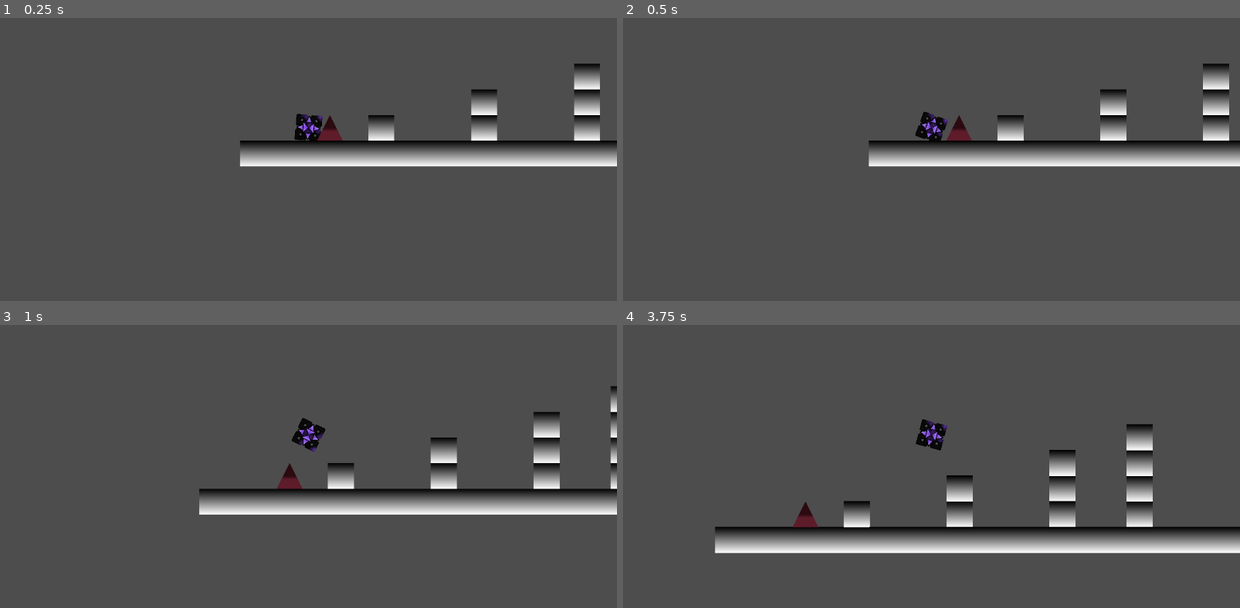
Above: before the commit, frames 1-4 (two rows, left to right).
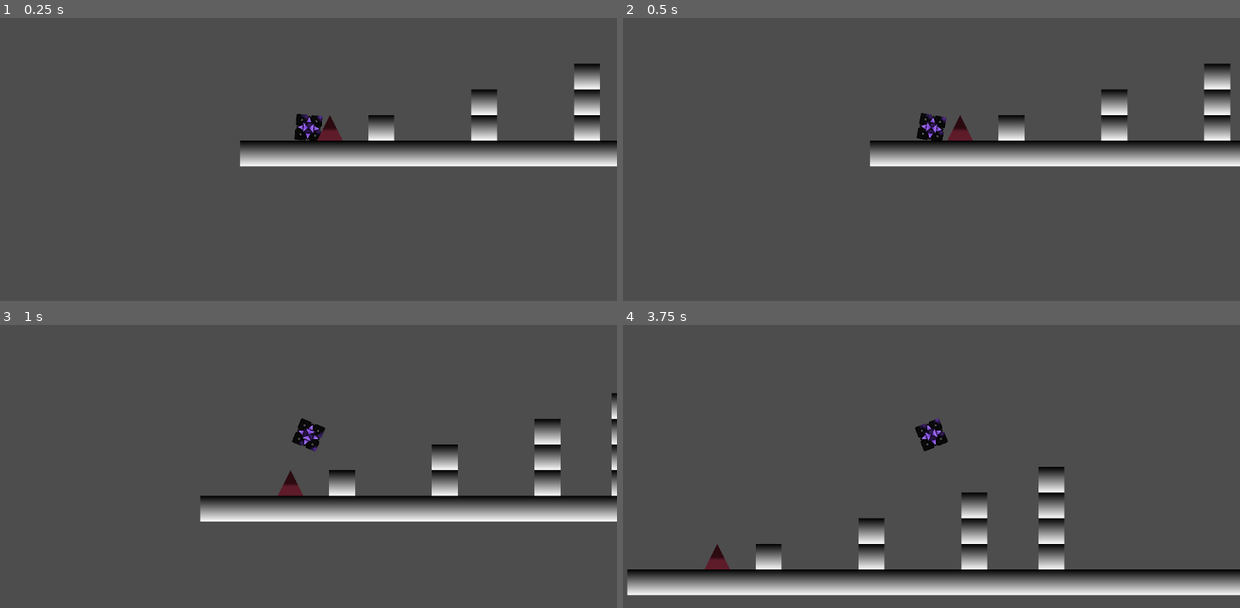
Above: after the commit, the same moments.

Repository: SavageMode123/Mechanical-Dash
Game: Godot game, scene res://main.tscn
Two runs of this game, one before a commit and one after it. Both use one fixed random seed, a clock stepped at 60 frames per second and the inputs below.
Inputs:
- Up to frame 1 (0.25 s): no input
- Up to frame 2 (0.5 s): no input
- Up to frame 3 (1 s): hold W (Jump) from 0.53 s (still down)
- Up to frame 4 (3.75 s): release W (Jump) at 1.28 s; tap W (Jump) at 1.35, 1.52, 1.82, 2.85, 3.02, 3.32 s; hold W (Jump) 2.03-2.78 s; hold W (Jump) from 3.53 s (still down)

Frame 1 is identical in both runs. In frame 2, 0.4% of the frame differs, in the area x 39-99%, y 16-53%; in frame 3, 11%; in frame 4, 19%, in the area x 0-100%, y 32-96%.

Commit message:
Optimized Player States
Removed In Air Variable and timeSinceLastJump Variables

Diff:
--- a/Cube.gd
+++ b/Cube.gd
@@ -6,20 +6,19 @@
 # Get the gravity from the project settings to be synced with RigidBody nodes.
 var gravity: int = ProjectSettings.get_setting("physics/2d/default_gravity") * 4
 
+# States
+var inJump: bool = false
+var notOnFloorSince: float = 0.0
+
+# Nodes
 @onready var icon: Sprite2D = $"Icon"
-
-var inAir: bool = false
-
 
 # Reset player
 func reset():
 	velocity.x = SPEED
-	position = Vector2(102, 485)
+	position = Vector2(100, 500)
 
-var notOnFloorSince: float = 0.0
-var timeSinceLastJump: float = 0.0
-var inJump: bool = false
-
+# Check if Player can Jump
 func verifyJumpRequirements():
 	var spaceState = get_world_2d().direct_space_state
 
@@ -28,7 +27,7 @@
 
 	var closeToFloor: bool = true if spaceState.intersect_ray(closeToFloorQuery) else false
 
-	return inJump == false and (is_on_floor() or notOnFloorSince < 0.2 or closeToFloor == true)
+	return !inJump and (is_on_floor() or notOnFloorSince < 0.2 or closeToFloor == true)
 
 func _ready() -> void:
 	velocity.x = SPEED
@@ -40,37 +39,32 @@
 	if not is_on_floor():
 		velocity.y += gravity * delta
 
-	inAir = not is_on_floor()
-
-	# print(closeToFloor)
-	timeSinceLastJump += delta
 
 	# Handle Jump
 	if Input.is_action_pressed("Jump") and verifyJumpRequirements():
 		velocity.y = -JUMP_VELOCITY
-		timeSinceLastJump = 0.0
 		inJump = true;
 
-	if (timeSinceLastJump > 0.1 and inJump == true and is_on_floor()):
+	# Reseting In Jump State
+	if (inJump and is_on_floor()):
 		inJump = false
 
 	# Handle Icon Rotation
-	if inAir == true:
+	if !is_on_floor():
 		icon.rotation_degrees += 250 * delta
 		notOnFloorSince += delta
-	elif inAir == false:
+
+	elif is_on_floor():
 		icon.rotation_degrees = lerp(icon.rotation_degrees, round(icon.rotation_degrees / 90) * 90, 0.2)
 		notOnFloorSince = 0.0
 
 	if Input.is_action_just_pressed("Debug"):
-		position.x = 100
-		position.y = 500
+		reset()
 
 	move_and_slide()
 
 # Cube kill collision
 func _on_block_collision_body_entered(body : Node2D) -> void:
-	# print(body.name)
 	if body.is_in_group("Block"):
 		reset()
 
